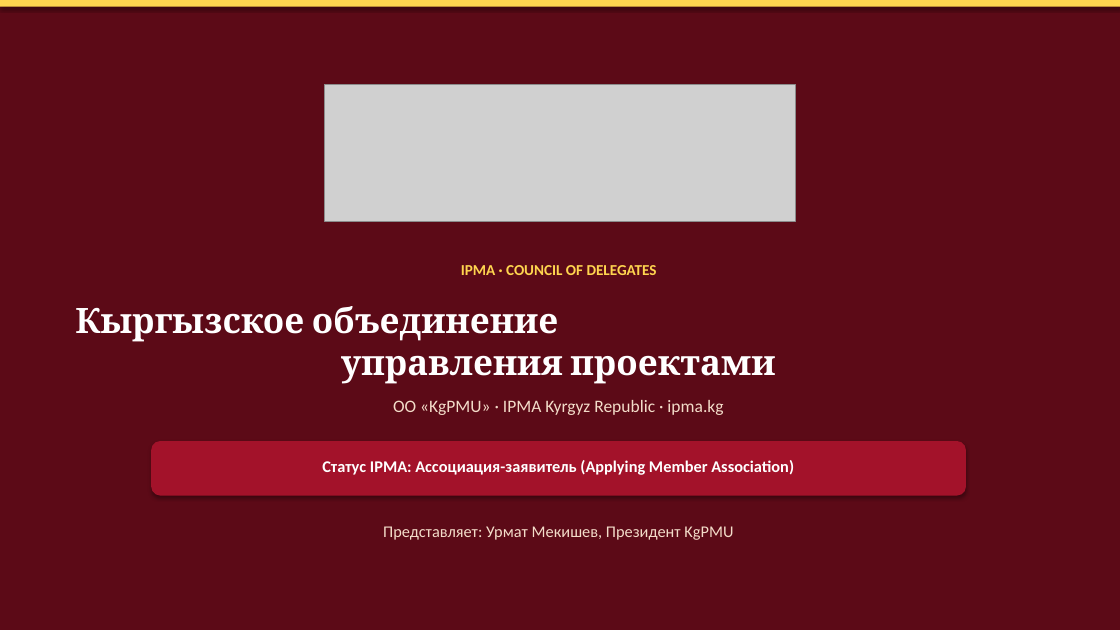
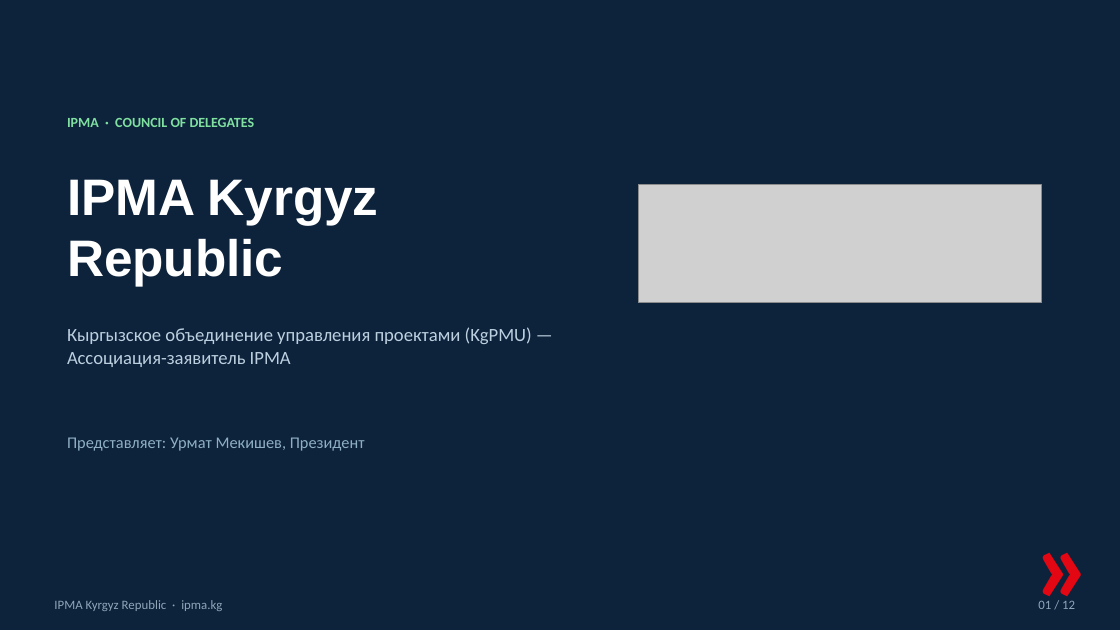
Before and after one commit to umekishev/umekishev, a slide deck: slide 1 of presentations/IPMA_Kyrgyzstan_CoD_Presentation.pptx. Drawn at 1120x630 pixels with LibreOffice and Linux fonts; fonts in the diff are those of the drawing; grey boxes stand for pictures. Boxes give left, top, right and bottom in pixels: in the first picture for what was removed or moved away, otherwise in the second. Text is boxed around its words. In the diff, an @@ line names an element or a change of style, - is before the commit and + after.

```diff
--- a/presentations/IPMA_Kyrgyzstan_CoD_Presentation.pptx
+++ b/presentations/IPMA_Kyrgyzstan_CoD_Presentation.pptx
@@ rectangle at [0, 0, 1120, 630]: fill #5C0A17 to #0D223B @@
@@ rectangle removed at [0, 0, 1120, 7] @@
@@ text "IPMA · COUNCIL OF DELEGATES": place and size @@
-text "IPMA · COUNCIL OF DELEGATES" at [461, 265, 657, 275]
+text "IPMA · COUNCIL OF DELEGATES" at [67, 118, 255, 127]
@@ text "IPMA · COUNCIL OF DELEGATES" at [67, 118, 255, 127]: size 13 to 12 pt, text colour #FFD54F to #7FE0A0; alignment centre to left @@
@@ text added at [67, 179, 379, 286], 44 pt, text #FFFFFF, bold @@
+IPMA Kyrgyz
+Republic
@@ picture: place and size @@
-picture at [325, 84, 796, 222]
+picture at [639, 185, 1042, 302]
@@ text at [67, 327, 532, 367]: text changed; size 30 to 16 pt; font Cambria to Calibri; text colour #FFFFFF to #BCD0DF; bold off @@
-Кыргызское объединение
-управления проектами
+Кыргызское объединение управления проектами (KgPMU) — Ассоциация-заявитель IPMA
@@ text at [67, 437, 365, 451]: text changed; text colour #F3DCC9 to #8FB0C4 @@
-Представляет: Урмат Мекишев, Президент KgPMU
+Представляет: Урмат Мекишев, Президент
@@ rounded rectangle removed at [151, 441, 966, 496] @@
@@ text removed at [322, 460, 794, 475] @@
-Статус IPMA: Ассоциация-заявитель (Applying Member Association)
@@ text added at [1025, 487, 1120, 588], 96 pt, text #E30613, bold @@
+»
@@ text at [54, 600, 222, 611]: text changed; size 15 to 11 pt; text colour #F3DCC9 to #8FA6B8 @@
-ОО «KgPMU» · IPMA Kyrgyz Republic · ipma.kg
+IPMA Kyrgyz Republic · ipma.kg
@@ text added at [1038, 601, 1075, 609], 11 pt, text #8FA6B8 @@
+01 / 12
```
Also in this commit, not shown: 10 other slides changed, 1 slide added, 1 slide removed, 1 other file.
